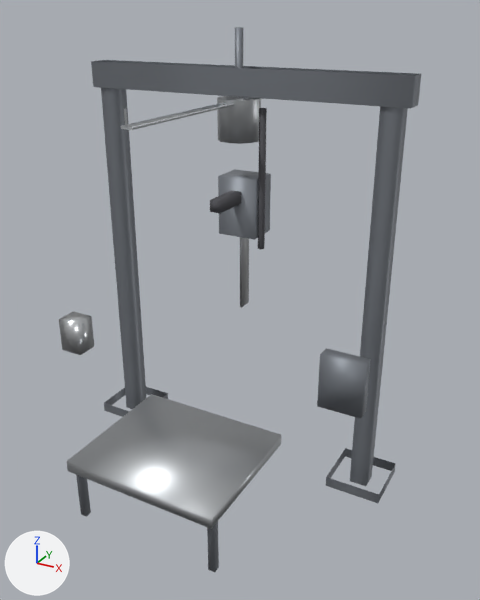
One commit to the FBX model Tools/butchery/fbx/SM_SPLITTING_SAW.fbx: the scene before it, then after it.
The view is the same before and after, from a 50 mm lens placed at (2.74, -4.87, 4.05), pointed at (0.11, -0.09, 1.66). Every picture has the same lights, and +X, +Y and +Z are marked at lower left. The older version comes first.

In view in the first picture: 'SM_SPLITTING_SAW'.
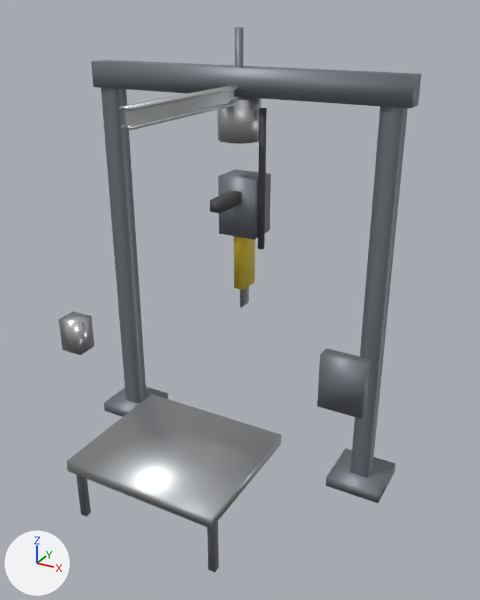
Location of each change, (x1, y1, x2, y2) in pixels of the pictures (480 x 600 px):
part 1 of me_sm_splitting_saw, added
    after: (119, 86, 238, 111)
part 2 of me_sm_splitting_saw, added (yellow)
    after: (234, 236, 255, 290)
part 3 of me_sm_splitting_saw, added
    after: (95, 60, 419, 130)
part 4 of me_sm_splitting_saw, added
    after: (104, 387, 168, 411)
part 5 of me_sm_splitting_saw, added
    after: (327, 448, 396, 494)

What changed in the scene script:
```text
Add mat_m_butchery_safetyyellow:
    mat_m_butchery_safetyyellow = principled_material('M_Butchery_SafetyYellow')
    mat_m_butchery_safetyyellow.base_color = (0.86, 0.66, 0.05)  # yellow #efd43f
    mat_m_butchery_safetyyellow.roughness = 0.55
Change me_sm_splitting_saw:
    used by ob_sm_splitting_saw; location = (0.0, 0.0, 0.0)
    verts and faces of me_sm_splitting_saw; kept vertices keep their numbers, new ones are numbered from 164
    before: 24 (-1.55, -0.15, 0.01) at pixel (104, 410), 25 (-1.55, -0.15, 0.11) at pixel (103, 402), 26 (-1.55, 0.35, 0.01), 27 (-1.55, 0.35, 0.11), 28 (-1.05, -0.15, 0.01)
    before: 29 (-1.05, -0.15, 0.11), 30 (-1.05, 0.35, 0.01) at pixel (168, 400), 31 (-1.05, 0.35, 0.11) at pixel (167, 393)
    before: 32 (1.05, -0.15, 0.01) at pixel (325, 485), 33 (1.05, -0.15, 0.11) at pixel (326, 476), 34 (1.05, 0.35, 0.01) at pixel (344, 456), 35 (1.05, 0.35, 0.11) at pixel (345, 448), 36 (1.55, -0.15, 0.01) at pixel (378, 503)
    before: 37 (1.55, -0.15, 0.11) at pixel (379, 494), 38 (1.55, 0.35, 0.01) at pixel (394, 472), 39 (1.55, 0.35, 0.11) at pixel (395, 463)
    remove me_sm_splitting_saw.from_pydata(...)  # 164 vertices, 105 faces; spans x -1.55..1.55, y -1.6..1.6, z 0.0..3.91
    add me_sm_splitting_saw.from_pydata(...)  # 180 vertices, 142 faces; spans x -1.55..1.55, y -1.6..1.6, z 0.0..3.91
    me_sm_splitting_saw part 1: a new loose piece, a box spanning x -0.045..0.045, y -1.4..1.6, z 3.455..3.475, in mat_m_butchery_steelbrushed (light grey #c8cbce)
    me_sm_splitting_saw part 2: the loose piece of 8 vertices spanning x -0.01..0.01, y 0.13..0.27, z 1.48..2.38 is copied, and the copy is scaled about its middle by (5, 1.57, 0.778), then moved by (0.0, 0.0, 0.1), in mat_m_butchery_safetyyellow (yellow #efd43f); it spans x -0.05..0.05, y 0.09..0.31, z 1.67..2.38
    me_sm_splitting_saw part 3
    2 new faces join them, mat_m_butchery_paintedframe (grey #868b93)
    15 new faces join them, mat_m_butchery_steelbrushed (light grey #c8cbce)
    me_sm_splitting_saw part 4
    add faces += [(24, 26, 30, 28), (25, 29, 31, 27)]  # mat_m_butchery_paintedframe (grey #868b93)
    me_sm_splitting_saw part 5
    add faces += [(32, 34, 38, 36), (33, 37, 39, 35)]  # mat_m_butchery_paintedframe (grey #868b93)
    other edits to the shape of me_sm_splitting_saw do not show in these pictures
    add me_sm_splitting_saw.materials.append(mat_m_butchery_safetyyellow)  # yellow #efd43f
```
